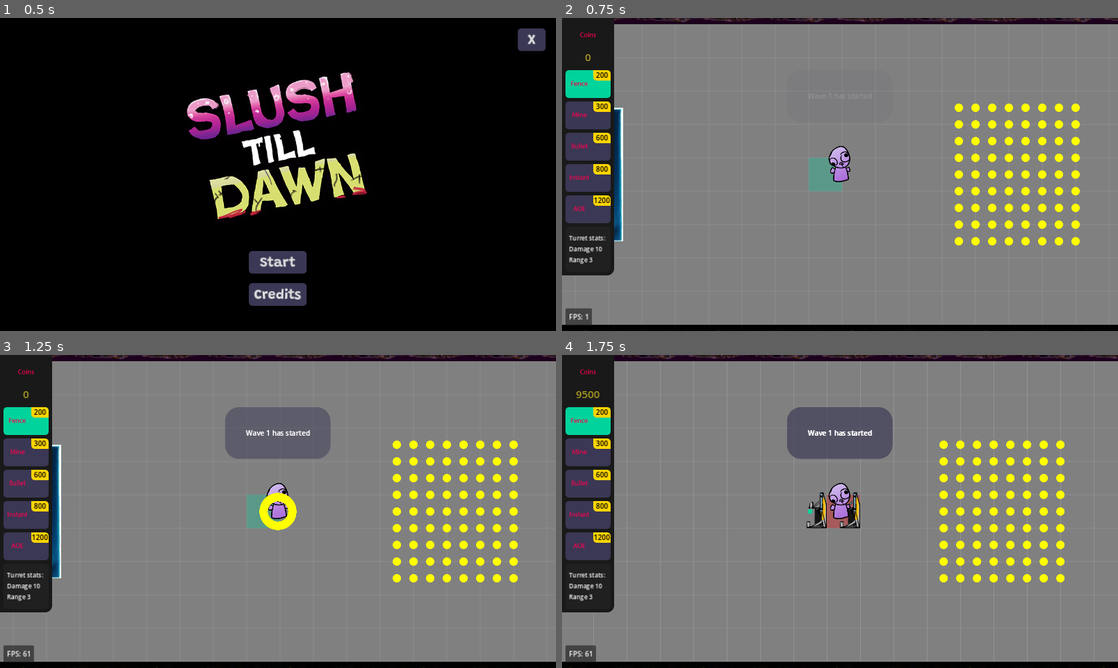
Above: before the commit, frames 1-4 (two rows, left to right).
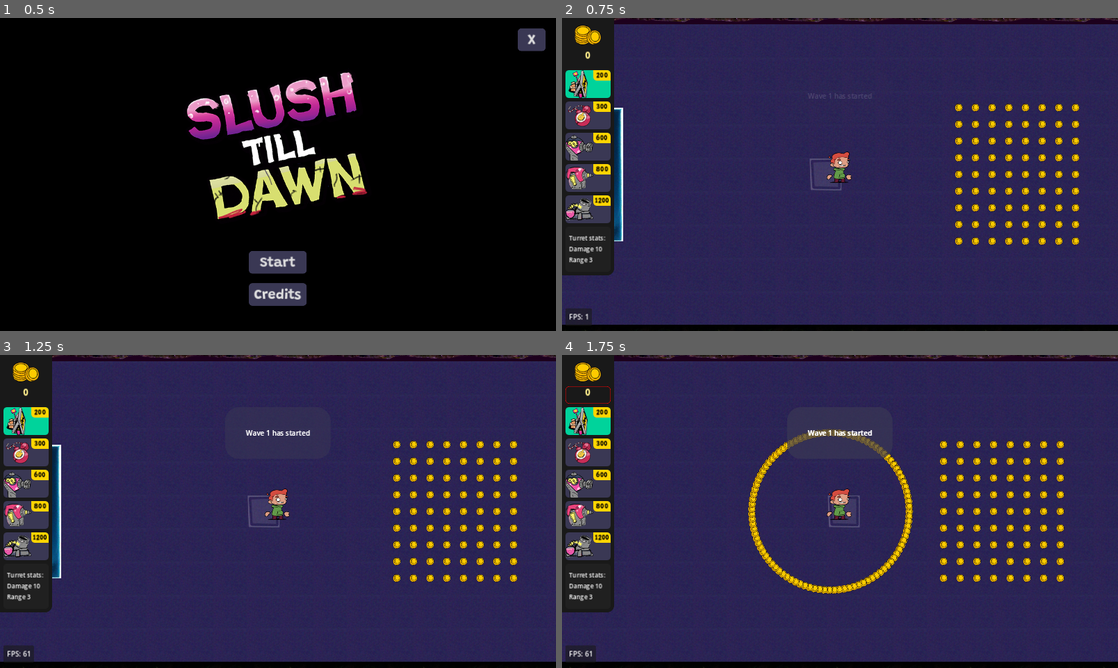
Above: after the commit, the same moments.

Repository: Slushie-Defense/Slushie
Game: Godot game, scene res://Levels/SplashScreen/SplashScreen.tscn
Two runs of this game, one before a commit and one after it. Both use one fixed random seed, a clock stepped at 60 frames per second and the inputs below. The engine's default icon, where the game draws it, is replaced by a stand-in: a white triangle on a blue panel in a dark square. Sound files missing from this copy of the repository are replaced by a short silence.
Inputs:
- Up to frame 1 (0.5 s): no input
- Up to frame 2 (0.75 s): click "Start" at 0.5 s
- Up to frame 3 (1.25 s): no input
- Up to frame 4 (1.75 s): tap Enter (ui_accept) at 1.25, 1.52 s; hold Right (ui_right) from 1.28 s (still down); hold P from 1.28 s (still down)

Frame 1 is identical in both runs. In frame 2, 89% of the frame differs, in the area x 0-100%, y 2-98%; in frame 3, 89%; in frame 4, 90%.

Commit message:
Placeholder Sprites

Diff:
--- a/Autoload/Main.gd
+++ b/Autoload/Main.gd
@@ -20,8 +20,6 @@
 	signal_add_player.connect(_on_signal_add_player)
 	signal_update_coin_count.connect(_update_coin_count)
 	process_mode = Node.PROCESS_MODE_ALWAYS
-	# Reward with some coins
-	get_tree().create_timer(1.0).timeout.connect(_reward_with_coins)
 
 func _input(event):
 	if event.is_action_pressed("ui_text_clear_carets_and_selection"):
@@ -34,6 +32,8 @@
 
 func _on_signal_add_player(pass_player_node):
 	player_node = pass_player_node
+	# Reward with some coins
+	get_tree().create_timer(1.0).timeout.connect(_reward_with_coins)
 
 func _update_coin_count(count):
 	coins = clamp(coins + count, 0, 9999999999)
--- a/Entities/Coin/Coin.tscn
+++ b/Entities/Coin/Coin.tscn
@@ -1,7 +1,7 @@
 [gd_scene load_steps=5 format=3 uid="uid://ceyqusnxxk6xr"]
 
-[ext_resource type="Texture2D" uid="uid://dpt0tifft75jw" path="res://Sprites/Circles/32x32WhiteCircle.png" id="1_lamey"]
 [ext_resource type="Script" path="res://Entities/Coin/Coin.gd" id="1_ov43b"]
+[ext_resource type="Texture2D" uid="uid://fyv11w0s8xj5" path="res://Sprites/Coins/Coins32x32.png" id="2_x6wvt"]
 [ext_resource type="AudioStream" uid="uid://iau0l6g4fxt2" path="res://Audio/Coins/AudioCoinPickup.wav" id="3_bhioi"]
 
 [sub_resource type="CircleShape2D" id="CircleShape2D_n7chb"]
@@ -13,8 +13,7 @@
 script = ExtResource("1_ov43b")
 
 [node name="CoinSprite" type="Sprite2D" parent="."]
-self_modulate = Color(1, 1, 0, 1)
-texture = ExtResource("1_lamey")
+texture = ExtResource("2_x6wvt")
 
 [node name="Area2D" type="Area2D" parent="."]
 collision_layer = 16
--- a/Entities/Enemy/Enemy.tscn
+++ b/Entities/Enemy/Enemy.tscn
@@ -1,7 +1,7 @@
 [gd_scene load_steps=7 format=3 uid="uid://digh6puar70w0"]
 
 [ext_resource type="Script" path="res://Entities/Enemy/Enemy.gd" id="1_ff1tq"]
-[ext_resource type="Texture2D" uid="uid://b0h3v5r3o5arf" path="res://icon.svg" id="2_wdrna"]
+[ext_resource type="Texture2D" uid="uid://br56ctgvvdblx" path="res://Sprites/Characters/EnemyBasic.png" id="2_m7w64"]
 [ext_resource type="PackedScene" uid="uid://bvke1fhsiyvft" path="res://Entities/Health/HealthBar.tscn" id="3_2jk0x"]
 [ext_resource type="Texture2D" uid="uid://cqq1ir1pgg75q" path="res://Sprites/Circles/128x128-DottedCircle.png" id="3_jff1g"]
 
@@ -23,9 +23,7 @@
 shape = SubResource("CircleShape2D_o6l61")
 
 [node name="CharacterSprite" type="Sprite2D" parent="."]
-self_modulate = Color(1, 0, 0, 1)
-scale = Vector2(0.5, 0.5)
-texture = ExtResource("2_wdrna")
+texture = ExtResource("2_m7w64")
 
 [node name="Vision" type="Area2D" parent="."]
 collision_layer = 8
--- a/Entities/Managers/BuildingManager/BuildingManager.gd
+++ b/Entities/Managers/BuildingManager/BuildingManager.gd
@@ -13,10 +13,10 @@
 # UI Transparency
 @onready var highlight_square_sprite : Sprite2D = $HighlightSquare
 var grid_transparency : float = 0.0
-var highlight_transparency : float = 0.3
+var highlight_transparency : float = 0.2
 
 # UI Colors
-var color_build_open : Color = Color("#00D39B")
+var color_build_open : Color = Color("#ffffff")
 var color_build_blocked : Color = Color("#FF0000")
 
 # UI Sound
--- a/Entities/Managers/BuildingManager/BuildingManager.tscn
+++ b/Entities/Managers/BuildingManager/BuildingManager.tscn
@@ -1,7 +1,7 @@
 [gd_scene load_steps=5 format=3 uid="uid://cjvvi1wm1eukc"]
 
 [ext_resource type="Script" path="res://Entities/Managers/BuildingManager/BuildingManager.gd" id="2_666x6"]
-[ext_resource type="Texture2D" uid="uid://nytttjt5wdst" path="res://Sprites/Squares/128x128-White.png" id="3_2vysi"]
+[ext_resource type="Texture2D" uid="uid://d3gd0bi7h7swb" path="res://Sprites/Squares/128x128-Build.png" id="2_k5jon"]
 [ext_resource type="AudioStream" uid="uid://b0v1gammmkxdu" path="res://Audio/UserInterface/AudioErrorSignal.wav" id="4_jft5a"]
 
 [sub_resource type="RectangleShape2D" id="RectangleShape2D_y2m26"]
@@ -11,7 +11,7 @@
 script = ExtResource("2_666x6")
 
 [node name="HighlightSquare" type="Sprite2D" parent="."]
-texture = ExtResource("3_2vysi")
+texture = ExtResource("2_k5jon")
 centered = false
 
 [node name="Area2D" type="Area2D" parent="HighlightSquare"]
--- a/Entities/Player/Player.tscn
+++ b/Entities/Player/Player.tscn
@@ -1,7 +1,7 @@
 [gd_scene load_steps=6 format=3 uid="uid://bj2450c708xsx"]
 
 [ext_resource type="Script" path="res://Entities/Player/Player.gd" id="1_p727u"]
-[ext_resource type="Texture2D" uid="uid://csx6ewfjqwdd" path="res://Sprites/Characters/Player.png" id="2_j7jkh"]
+[ext_resource type="Texture2D" uid="uid://us56diwpb5tb" path="res://Sprites/Characters/PlayerPlaceholder.png" id="2_aqwo0"]
 [ext_resource type="PackedScene" uid="uid://bvke1fhsiyvft" path="res://Entities/Health/HealthBar.tscn" id="3_4agde"]
 [ext_resource type="PackedScene" uid="uid://cjvvi1wm1eukc" path="res://Entities/Managers/BuildingManager/BuildingManager.tscn" id="4_rd020"]
 
@@ -20,8 +20,7 @@
 [node name="CharacterSprite" type="Sprite2D" parent="."]
 z_index = 1
 position = Vector2(0, -40)
-scale = Vector2(0.75, 0.75)
-texture = ExtResource("2_j7jkh")
+texture = ExtResource("2_aqwo0")
 
 [node name="Healthbar" parent="." instance=ExtResource("3_4agde")]
 offset_top = -56.0
--- a/Entities/Structures/Structure.gd
+++ b/Entities/Structures/Structure.gd
@@ -81,11 +81,11 @@
 	# Setup structure
 	match structure_class.type:
 		structure_type.SIEGE:
-			structure_sprite.self_modulate = Color("#FFD500")
+			structure_sprite.texture = load("res://Sprites/Structures/128x192Siege.png")
 		structure_type.INSTANT:
-			structure_sprite.self_modulate = Color("#EE00FF")
+			structure_sprite.texture = load("res://Sprites/Structures/128x192Instant.png")
 		structure_type.PROJECTILE:
-			structure_sprite.self_modulate = Color("#00D39B")
+			structure_sprite.texture = load("res://Sprites/Structures/128x192Projectile.png")
 		structure_type.LANDMINE:
 			set_collision_layer_value(3, false) # Turn off the collision layer so that enemies can walk through it and do not attack it
 			structure_sprite.texture = load("res://Sprites/Structures/128x192Landmine.png")
--- a/UserInterface/BuildingSelect/CoinItemUI.tscn
+++ b/UserInterface/BuildingSelect/CoinItemUI.tscn
@@ -2,6 +2,7 @@
 
 [ext_resource type="Script" path="res://UserInterface/BuildingSelect/CoinItemUI.gd" id="1_y0vtp"]
 [ext_resource type="Texture2D" uid="uid://dng28sn3p8f8g" path="res://Sprites/ItemsUI/Items/Coins.png" id="2_q503f"]
+[ext_resource type="FontFile" uid="uid://kug8qtkuvhhc" path="res://Fonts/Grandstander/Grandstander-Bold.ttf" id="3_538qt"]
 
 [sub_resource type="StyleBoxFlat" id="StyleBoxFlat_r2yrl"]
 bg_color = Color(0.0980392, 0.0980392, 0.0980392, 1)
@@ -17,9 +18,6 @@
 corner_radius_top_right = 8
 corner_radius_bottom_right = 8
 corner_radius_bottom_left = 8
-
-[sub_resource type="SystemFont" id="SystemFont_mkrhm"]
-font_weight = 700
 
 [sub_resource type="Animation" id="Animation_pr4bq"]
 resource_name = "PurchaseFailed"
@@ -172,8 +170,8 @@
 layout_mode = 2
 offset_right = 40.0
 offset_bottom = 32.0
-theme_override_colors/font_color = Color(0.67451, 0.603922, 0.133333, 1)
-theme_override_fonts/font = SubResource("SystemFont_mkrhm")
+theme_override_colors/font_color = Color(1, 0.937255, 0.54902, 1)
+theme_override_fonts/font = ExtResource("3_538qt")
 theme_override_font_sizes/font_size = 24
 text = "100"
 horizontal_alignment = 1
--- a/UserInterface/BuildingSelect/SelectableItemUI.tscn
+++ b/UserInterface/BuildingSelect/SelectableItemUI.tscn
@@ -2,10 +2,8 @@
 
 [ext_resource type="Texture2D" uid="uid://btxxor88etgw4" path="res://Sprites/ItemsUI/Default.png" id="1_10e5a"]
 [ext_resource type="Script" path="res://UserInterface/BuildingSelect/SelectableItemUI.gd" id="1_42uts"]
-[ext_resource type="Texture2D" uid="uid://dng28sn3p8f8g" path="res://UserInterface/BuildingSelect/Items/Coins.png" id="1_r7f2y"]
-
-[sub_resource type="SystemFont" id="SystemFont_jxmbm"]
-font_weight = 700
+[ext_resource type="Texture2D" uid="uid://dng28sn3p8f8g" path="res://Sprites/ItemsUI/Items/Coins.png" id="1_r7f2y"]
+[ext_resource type="FontFile" uid="uid://kug8qtkuvhhc" path="res://Fonts/Grandstander/Grandstander-Bold.ttf" id="4_h61aq"]
 
 [node name="Item" type="TextureRect"]
 custom_minimum_size = Vector2(104, 64)
@@ -26,11 +24,11 @@
 texture = ExtResource("1_r7f2y")
 
 [node name="Label" type="Label" parent="HBoxContainer"]
-custom_minimum_size = Vector2(40, 24)
+custom_minimum_size = Vector2(40, 22)
 layout_mode = 2
 size_flags_vertical = 0
 theme_override_colors/font_color = Color(0, 0, 0, 1)
-theme_override_fonts/font = SubResource("SystemFont_jxmbm")
+theme_override_fonts/font = ExtResource("4_h61aq")
 text = "100"
 horizontal_alignment = 1
-vertical_alignment = 1
+vertical_alignment = 2
Binary file added: Sprites/Characters/EnemyBasic.png
Not shown, added: Sprites/Characters/EnemyBasic.png.import
Binary file removed: Sprites/Characters/Player.png
Not shown, removed: Sprites/Characters/Player.png.import
Binary file added: Sprites/Characters/PlayerPlaceholder.png
Not shown, added: Sprites/Characters/PlayerPlaceholder.png.import
Binary file added: Sprites/Coins/Coins32x32.png
Not shown, added: Sprites/Coins/Coins32x32.png.import
Binary file changed: Sprites/ItemsUI/Items/AOE.png
Binary file changed: Sprites/ItemsUI/Items/Bullet.png
Binary file changed: Sprites/ItemsUI/Items/Coins.png
Binary file changed: Sprites/ItemsUI/Items/Fence.png
(and 16 more such lines)
